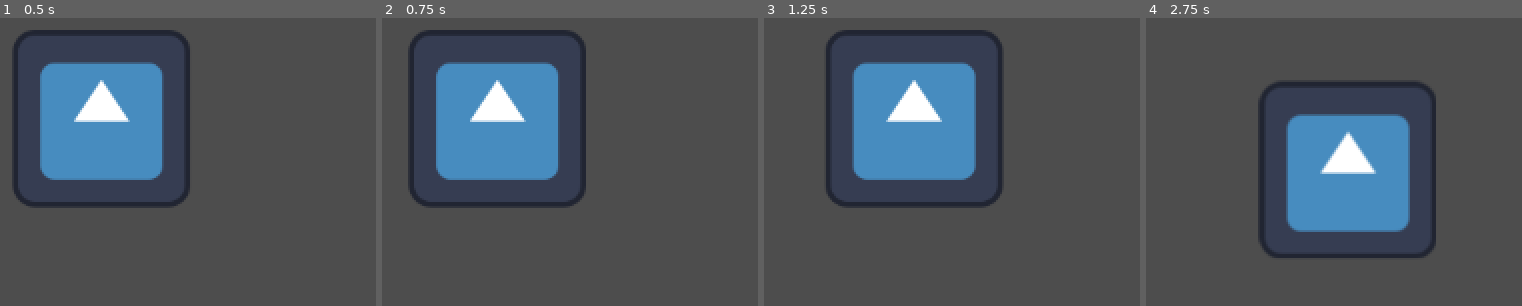
Above: before the commit, frames 1-4 (left to right).
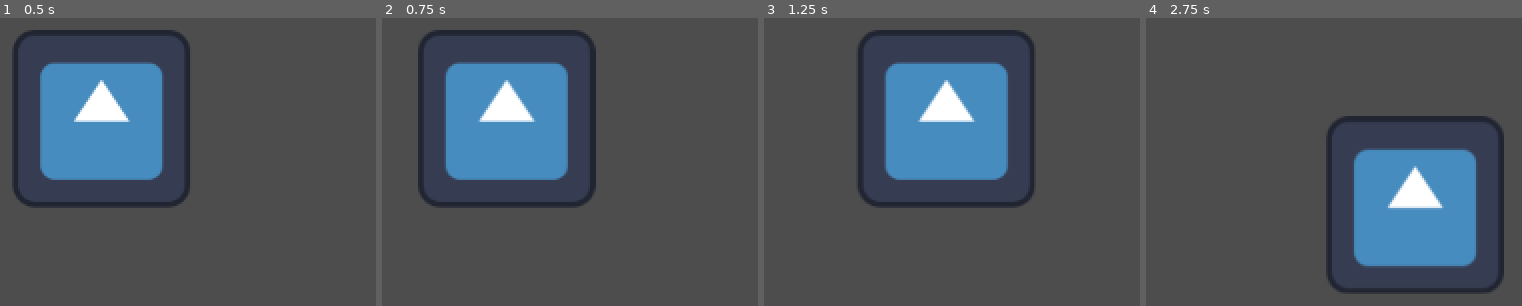
Above: after the commit, the same moments.

Repository: FokoHetman/OffSec
Game: Godot game, scene res://scenes/player.tscn
Two runs of this game, one before a commit and one after it. Both use one fixed random seed, a clock stepped at 60 frames per second and the inputs below. The engine's default icon, where the game draws it, is replaced by a stand-in: a white triangle on a blue panel in a dark square.
Inputs:
- Up to frame 1 (0.5 s): no input
- Up to frame 2 (0.75 s): tap Enter at 0.5 s; hold Right (ui_right) from 0.53 s (still down)
- Up to frame 3 (1.25 s): keep holding Right (ui_right)
- Up to frame 4 (2.75 s): release Right (ui_right) at 1.28 s; hold Down (ui_down) 1.28-2.03 s; hold Right (ui_right) from 2.03 s (still down)

Frame 1 is identical in both runs. In frame 2, 6.7% of the frame differs, in the area x 6-57%, y 4-66%; in frame 3, 12%; in frame 4, 24%, in the area x 29-96%, y 22-96%.

Commit message:
movement independent of fps (multiplying times delta)

Diff:
--- a/scripts/player.gd
+++ b/scripts/player.gd
@@ -2,7 +2,7 @@
 
 
 
-const speed = 50
+const speed = 5000
 
 
 
@@ -16,17 +16,17 @@
 
 
 	if Input.is_action_pressed("ui_right"):
-		velocity.x = speed
+		velocity.x = speed*delta
 		velocity.y = 0
 	elif Input.is_action_pressed("ui_left"):
-		velocity.x = -speed
+		velocity.x = -speed*delta
 		velocity.y = 0
 	elif Input.is_action_pressed("ui_up"):
 		velocity.x = 0
-		velocity.y = -speed
+		velocity.y = -speed*delta
 	elif Input.is_action_pressed("ui_down"):
 		velocity.x = 0
-		velocity.y = speed
+		velocity.y = speed*delta
 	else:
 		velocity.x = 0
 		velocity.y = 0
